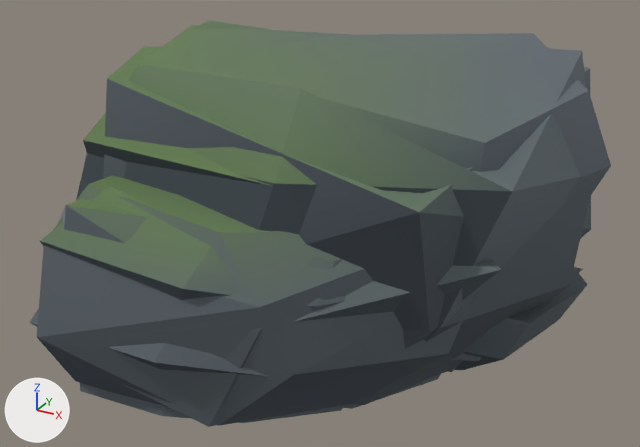
Before and after pictures for a commit that changed the glTF model crates/alife_game_app/assets/landscape/island/BoulderC.glb.
Both versions are drawn from a 50 mm lens placed at (0.88, -1.597, 1.125), pointed at (0.011, -0.017, 0.335). Lighting does not change. The marker at lower left points along +X, +Y and +Z. The first picture is the older version. Vertices at exactly the same position are counted once.

Objects in the first picture: 'BoulderC_L0', 'BoulderC_L1', 'BoulderC_L2'.
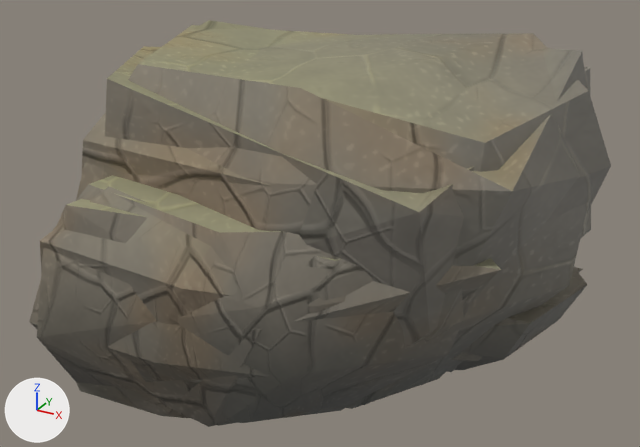
What the commit changed:
Picture 'fracture-normal.png' (img_fracture_normal_png) is new.
Picture 'fracture-orm.png' (img_fracture_orm_png) is new.
Picture 'fracture.png' (img_fracture_png) is new.
Material 'Island stone: iron rind, quartz and mica' (mat_island_stone__iron_rind__quartz_and_mica) is new.
Uses the picture img_fracture_normal_png.
Uses the picture img_fracture_orm_png.
Uses the picture img_fracture_png.
me_boulderc_l0 has 162 vertices, 312 faces and spans x -0.6..0.6, y -0.5..0.5, z 0.0..0.75.
me_boulderc_l0 is used by ob_boulderc_l0; location (0.0, 0.0, 0.0).
me_boulderc_l0 no longer uses material mat_island_shared_painted_surface.
me_boulderc_l0 part 1: 42 of 162 vertices moved; they spanned x -0.51..0.54, y -0.44..0.458, z 0.088..0.45 and now span x -0.559..0.559, y -0.465..0.486, z 0.088..0.45; mean shift (-0.002, 0.0, 0.0); largest move (0.21, 0.221, 0.155) -> (0.264, 0.263, 0.155).
me_boulderc_l0 part 2: 71 faces centred in x -0.502..0.483, y -0.451..0.385, z 0.0..0.194 are repainted in the vertex colours; the middle colour goes from greyish blue #424b53 to grey #757068.
me_boulderc_l0 part 3: 67 faces centred in x -0.49..0.453, y -0.4..0.407, z 0.016..0.209 are repainted in the vertex colours; the middle colour goes from dark grey #5a6269 to grey #787268.
me_boulderc_l0 part 4: 64 faces centred in x -0.495..0.534, y -0.46..0.451, z 0.134..0.572 are repainted in the vertex colours; the middle colour goes from dark grey #5c6569 to brown #8f8775.
me_boulderc_l0 part 5: 46 faces centred in x -0.551..0.481, y -0.471..0.418, z 0.165..0.528 are repainted in the vertex colours; the middle colour goes from greyish blue #444d55 to grey #8b8376.
me_boulderc_l0 part 6: 64 faces centred in x -0.564..0.525, y -0.46..0.406, z 0.215..0.713 are repainted in the vertex colours; the middle colour goes from grey #65786d to brown #998f7e.
me_boulderc_l0 gains material mat_island_stone__iron_rind__quartz_and_mica.
me_boulderc_l1 has 76 vertices, 140 faces and spans x -0.586..0.575, y -0.513..0.5, z 0.0..0.75.
me_boulderc_l1 is used by ob_boulderc_l1; location (0.0, 0.0, 0.0).
me_boulderc_l1 no longer uses material mat_island_shared_painted_surface.
me_boulderc_l1 part 7: 140 faces centred in x -0.554..0.528, y -0.478..0.468, z 0.007..0.701 are repainted in the vertex colours, in many colours.
me_boulderc_l1 gains material mat_island_stone__iron_rind__quartz_and_mica.
me_boulderc_l2 has 37 vertices, 62 faces and spans x -0.612..0.571, y -0.479..0.476, z 0.001..0.707.
me_boulderc_l2 is used by ob_boulderc_l2; location (0.0, 0.0, 0.0).
me_boulderc_l2 no longer uses material mat_island_shared_painted_surface.
me_boulderc_l2 part 8: 22 faces centred in x -0.434..0.406, y -0.32..0.341, z 0.004..0.23 are repainted in the vertex colours; the middle colour goes from greyish blue #424b53 to grey #737069.
me_boulderc_l2 part 9: 19 faces centred in x -0.499..0.488, y -0.455..0.424, z 0.175..0.553 are repainted in the vertex colours; the middle colour goes from dark grey #5a6268 to brown #8e8777.
me_boulderc_l2 part 10: 13 faces centred in x -0.486..0.335, y -0.421..0.294, z 0.165..0.64 are repainted in the vertex colours; the middle colour goes from greyish green #65796d to brown #998f7e.
me_boulderc_l2 part 11: 8 faces centred in x -0.513..0.277, y -0.422..0.329, z 0.094..0.172 are repainted in the vertex colours; the middle colour goes from dark grey #5a6268 to brown #7e7669.
me_boulderc_l2 gains material mat_island_stone__iron_rind__quartz_and_mica.

Where the change shows, as pixel boxes [x1, y1, x2, y2] in the pictures (640 x 447 px; the box of a moved part takes in the faces that stretch with it):
'BoulderC_L0', recoloured, reshaped: before [30, 20, 611, 423]; after [29, 20, 611, 423]
part 1 of me_boulderc_l0, moved or reshaped (mostly hidden): before [30, 140, 611, 423]; after [29, 140, 611, 423]
part 2 of me_boulderc_l0, recoloured: before [31, 323, 261, 376]; after [31, 323, 269, 382]
part 3 of me_boulderc_l0, recoloured: [80, 353, 482, 419] in both
part 4 of me_boulderc_l0, recoloured: [30, 143, 611, 362] in both
part 5 of me_boulderc_l0, recoloured: before [40, 140, 270, 289]; after [40, 140, 496, 303]
part 6 of me_boulderc_l0, recoloured: [40, 20, 611, 307] in both
part 7 of me_boulderc_l1, recoloured: [37, 25, 589, 426] in both
part 8 of me_boulderc_l2, recoloured: [209, 230, 590, 427] in both
part 9 of me_boulderc_l2, recoloured: [64, 68, 591, 332] in both
part 10 of me_boulderc_l2, recoloured: [58, 46, 589, 330] in both
part 11 of me_boulderc_l2, recoloured: [120, 330, 260, 427] in both
